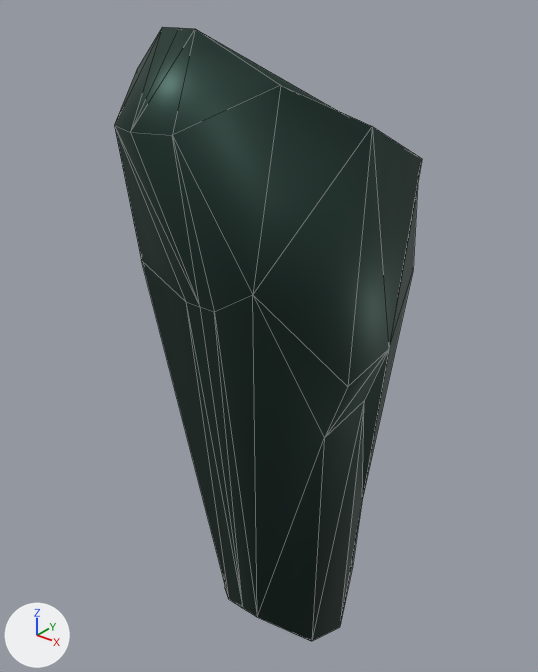
The glTF model assets/models/character/marine/grave_marine_calf_r.glb as it was, and as the next commit left it.
Rendered twice from a 50 mm lens placed at (0.85, -1.91, 3.0), pointed at (-0.61, -0.08, 1.87). Every picture has the same lights, and +X, +Y and +Z are marked at lower left. The older version comes first. Mesh edges are drawn as thin lines.

The first picture shows 'scythe_marine_calf_r'.
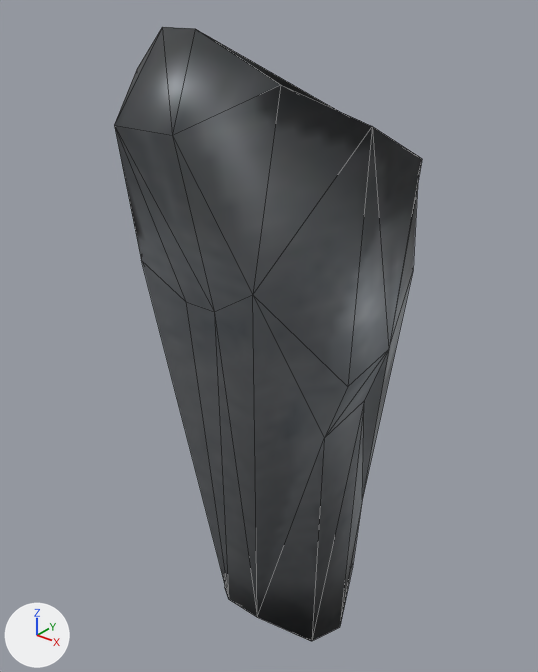
The newer file is also turned or shifted as a whole; pictures and numbers use the older file's frame.

The change, as JSON lines over the scene's bpy script:
```json
{"op": "add", "block": "img_scythe_marine_roughness", "code": ["img_scythe_marine_roughness = load_image('scythe_marine_roughness', '_unpacked/scythe_marine_roughness', 1024, 1024, 'Non-Color')"]}
{"op": "add", "block": "img_scythe_marine", "code": ["img_scythe_marine = load_image('scythe_marine', '_unpacked/scythe_marine', 1024, 1024, 'sRGB')"]}
{"op": "add", "block": "img_scythe_marine_normal", "code": ["img_scythe_marine_normal = load_image('scythe_marine_normal', '_unpacked/scythe_marine_normal', 1024, 1024, 'Non-Color')"]}
{"block": "mat_scythe_marine_green_metal", "change": "nodes: BsdfPrincipled, OutputMaterial"}
{"block": "mat_scythe_marine_green_metal", "change": "colours: dark green #364d46"}
{"block": "mat_scythe_marine_green_metal", "change": "nodes: BsdfPrincipled, NormalMap, OutputMaterial, SeparateColor, TexImage x3"}
{"block": "mat_scythe_marine_green_metal", "change": "uses the picture img_scythe_marine"}
{"block": "mat_scythe_marine_green_metal", "change": "uses the picture img_scythe_marine_normal"}
{"block": "mat_scythe_marine_green_metal", "change": "uses the picture img_scythe_marine_roughness"}
{"block": "me_cube_011", "where": "# used by ob_scythe_marine_calf_r; location = (-0.563, -0.162, 2.734)"}
{"op": "remove", "block": "me_cube_011", "code": "me_cube_011.from_pydata(...)  # 44 vertices, 83 faces; spans x -0.41..0.42, y -0.52..0.62, z -2.15..0.15"}
{"op": "add", "block": "me_cube_011", "code": "me_cube_011.from_pydata(...)  # 40 vertices, 76 faces; spans x -0.41..0.42, y -0.48..0.62, z -2.15..0.15"}
{"block": "me_cube_011", "change": "me_cube_011 part 1"}
{"block": "me_cube_011", "change": "4 vertices are removed from x 0.0, y -0.52..-0.14, z -1.93..0.15"}
{"block": "me_cube_011", "change": "83 faces are deleted"}
{"block": "me_cube_011", "change": "76 new faces join them"}
{"block": "me_cube_011", "change": "me_cube_011 part 2: 67 kept faces spanning x -0.41..0.42, y -0.48..0.62, z -2.15..0.15 get new texture (UV) coordinates"}
```

Location of each change, (x1, y1, x2, y2) in pixels of the pictures (538 x 672 px; the box of a moved part takes in the faces that stretch with it):
```json
{"object": "scythe_marine_calf_r", "change": "surface changed, reshaped", "before": [114, 27, 422, 641], "after": [114, 27, 422, 641], "on screen": "lighter"}
{"part": 1, "of": "me_cube_011", "change": "moved or reshaped", "before": [114, 27, 257, 617], "after": [114, 27, 257, 617]}
{"part": 2, "of": "me_cube_011", "change": "surface changed", "before": [115, 29, 415, 617], "after": [115, 29, 415, 617], "on screen": "lighter"}
```
